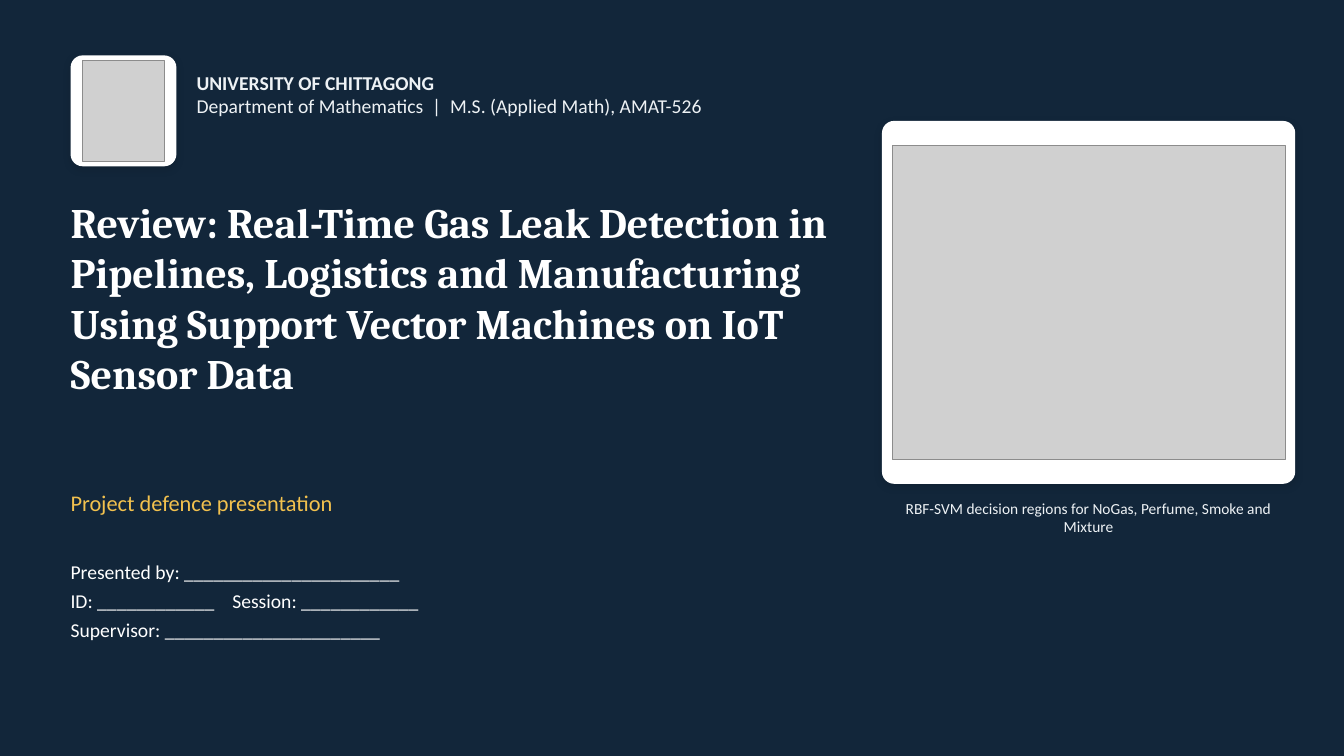
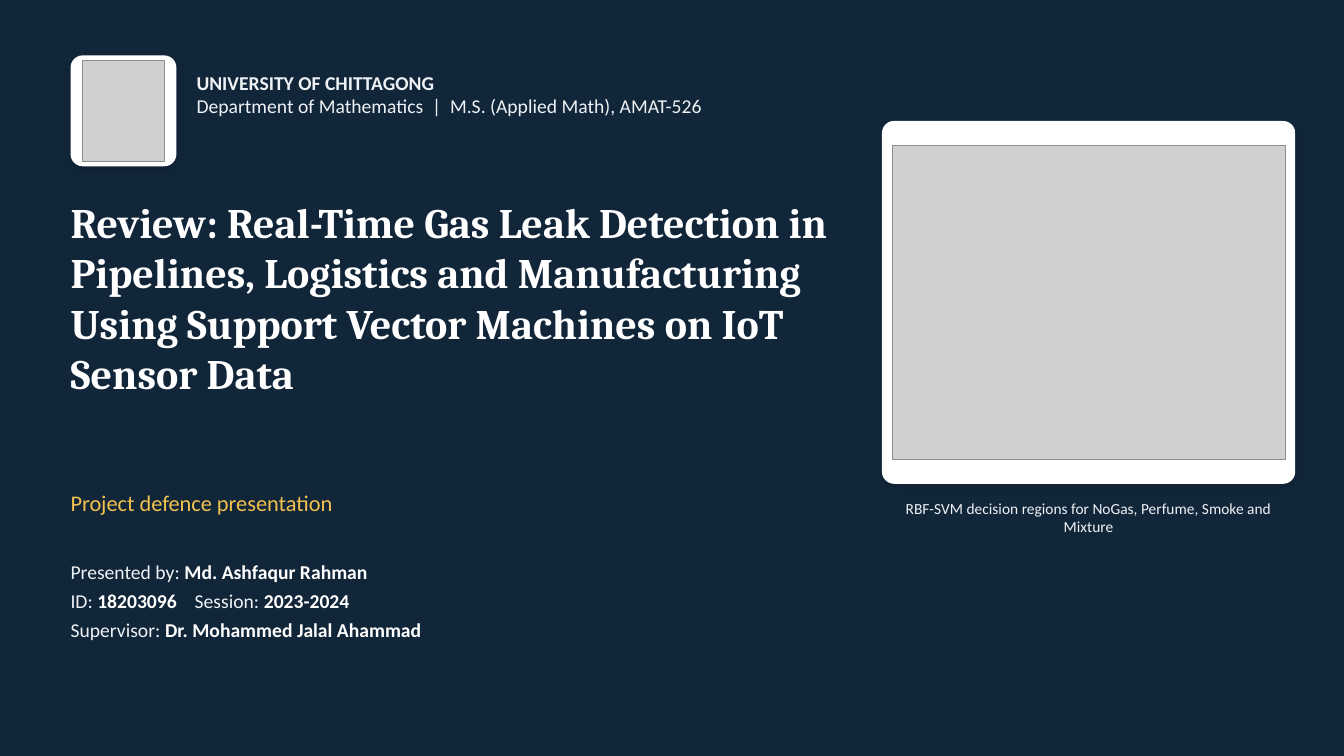
Before and after one commit to FahadJrdev/GasLeakSVM, a slide deck: slide 1 of GasLeakSVM.pptx. Drawn at 1344x756 pixels with LibreOffice and Linux fonts; fonts in the diff are those of the drawing; grey boxes stand for pictures. Boxes give left, top, right and bottom in pixels: in the first picture for what was removed or moved away, otherwise in the second. Text is boxed around its words. In the diff, an @@ line names an element or a change of style, - is before the commit and + after.

```diff
--- a/GasLeakSVM.pptx
+++ b/GasLeakSVM.pptx
@@ text at box(71, 565, 421, 640): text changed; bold on @@
-Presented by: ______________________
-ID: ____________ Session: ____________
-Supervisor: ______________________
+Presented by: Md. Ashfaqur Rahman
+ID: 18203096 Session: 2023-2024
+Supervisor: Dr. Mohammed Jalal Ahammad
```
Also in this commit, not shown: 1 other slide changed, 21 other files.
